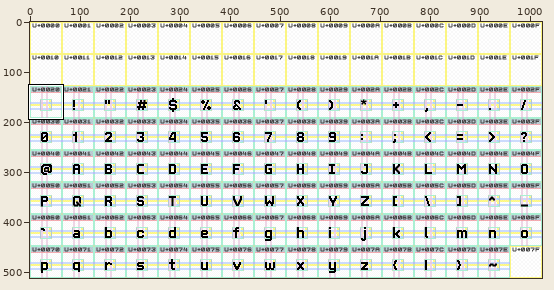
Edited in one commit: pixel-art file (src/Basic Latin/design.aseprite). Above, an overview of the earlier version with the close-up marked.
Close-up. The starting point:
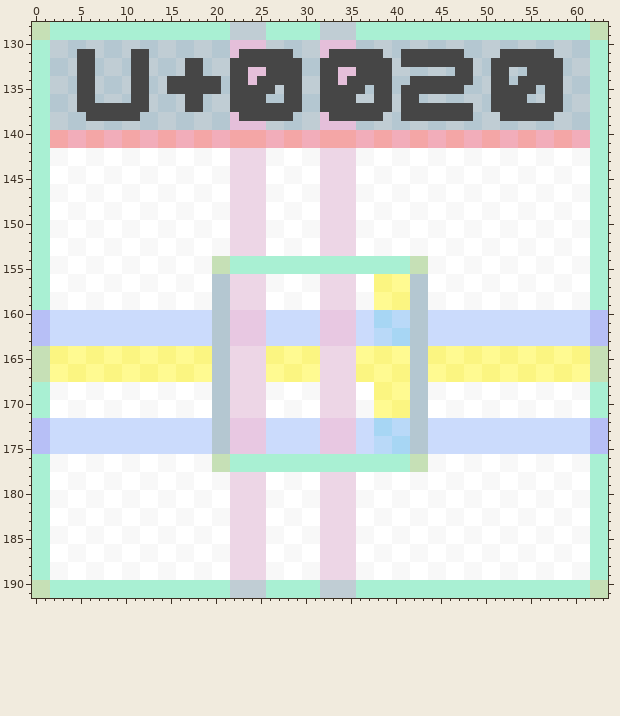
1024x512 pixels, 1 frame. Colours within 5 levels of each other are drawn and written as one. Shown: x 0..63, y 128..191.
The same view after the edit:
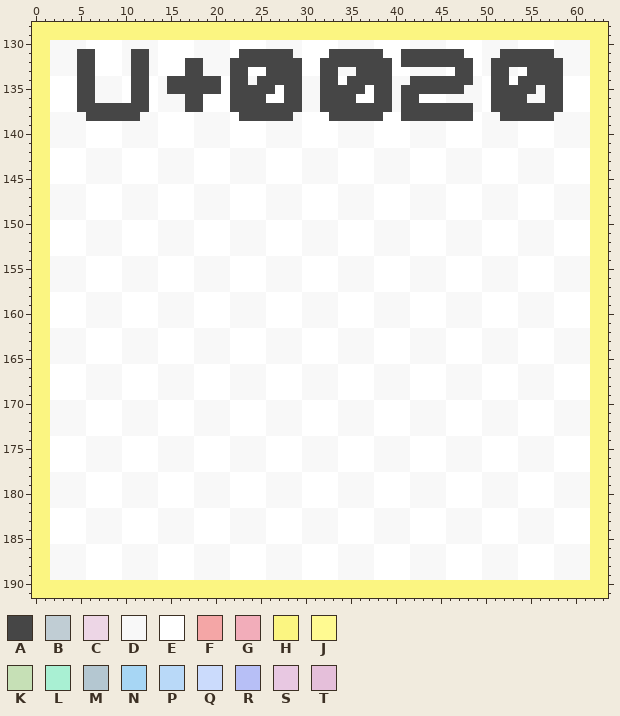
Palette (. is transparent): A #464646  B #c0cdd4  C #edd6e6  D #f8f8f8  E #ffffff  F #f4a6a6  G #f2adba  H #fbf581  J #fffa91  K #c6e0b6  L #a9f0d3  M #b4c7d1  N #a7d6f4  P #b9d9f8  Q #cbdbfc  R #b7bff6  S #e8c8e2  T #e5bfda
Changes in this commit:
Changed rows in their new state; - is an unchanged pixel.
Layer "Font Table":
first column x 0:
128 HHHHHHHHHHHHHHHHHHHHHHHHHHHHHHHHHHHHHHHHHHHHHHHHHHHHHHHHHHHHHHHH
129 HHHHHHHHHHHHHHHHHHHHHHHHHHHHHHHHHHHHHHHHHHHHHHHHHHHHHHHHHHHHHHHH
130 HHDDDDEEEEDDDDEEEEDDDDEEEEDDDDEEEEDDDDEEEEDDDDEEEEDDDDEEEEDDDDHH
131 HHDDD--EEED--DEEEEDDDDE------DEEE------EE-------EEDD------DDDDHH
132 HHDDD--EEED--DEEE--DDD--------EE--------E--------ED--------DDDHH
133 HHDDD--EEED--DEEE--DDD--EE----EE--DD----EEDDDDE--ED--DE----DDDHH
134 HHEEE--DDDE--ED------E--D-----DD--E-----DD-------DE--E-----EEEHH
135 HHEEE--DDDE--ED------E-----E--DD-----E--D-------DDE-----D--EEEHH
136 HHEEE--DDDE--EDDD--EEE----EE--DD----EE--D--EEEDDDDE----DD--EEEHH
137 HHEEE--------EDDD--EEE--------DD--------D--------DE--------EEEHH
138 HHDDDD------DDEEEEDDDDE------DEEE------EE--------EDD------DDDDHH
139 HHDDDDEEEEDDDDEEEEDDDDEEEEDDDDEEEEDDDDEEEEDDDDEEEEDDDDEEEEDDDDHH
140 HHDDDDEEEEDDDDEEEEDDDDEEEEDDDDEEEEDDDDEEEEDDDDEEEEDDDDEEEEDDDDHH
141 HHDDDDEEEEDDDDEEEEDDDDEEEEDDDDEEEEDDDDEEEEDDDDEEEEDDDDEEEEDDDDHH
142 HHEE----DDEE----DDEE--DDDDEE----DDEEEEDD----EEDD----EEDD----EEHH
143 HHEE----DDEE----DDEE--DDDDEE----DDEEEEDD----EEDD----EEDD----EEHH
144 HH--EEDD----EEDD----EEDDDD--EEDDDDEE----DDEE----DDEE----DDEE--HH
145 HH--EEDD----EEDD----EEDDDD--EEDDDDEE----DDEE----DDEE----DDEE--HH
146 HH--DDEE----DDEE----DDEEEE--DDEEEEDD----EEDD----EEDD----EEDD--HH
147 HH--DDEE----DDEE----DDEEEE--DDEEEEDD----EEDD----EEDD----EEDD--HH
148 HHDD----EEDD----EEDD--EEEEDD----EEDDDDEE----DDEE----DDEE----DDHH
149 HHDD----EEDD----EEDD--EEEEDD----EEDDDDEE----DDEE----DDEE----DDHH
150 HHEE----DDEE----DDEE--DDDDEE----DDEEEEDD----EEDD----EEDD----EEHH
151 HHEE----DDEE----DDEE--DDDDEE----DDEEEEDD----EEDD----EEDD----EEHH
152 HH--EEDD----EEDD----EEDDDD--EEDDDDEE----DDEE----DDEE----DDEE--HH
153 HH--EEDD----EEDD----EEDDDD--EEDDDDEE----DDEE----DDEE----DDEE--HH
154 HH--DDEE----DDEE----DDEEEEDDDDEEEEDDDDEEEEDD----EEDD----EEDD--HH
155 HH--DDEE----DDEE----DDEEEEDDDDEEEEDDDDEEEEDD----EEDD----EEDD--HH
156 HHDD----EEDD----EEDDDDEEEE--DDEEEEDDDDEEEEDDDDEE----DDEE----DDHH
157 HHDD----EEDD----EEDDDDEEEE--DDEEEEDDDDEEEEDDDDEE----DDEE----DDHH
158 HHEE----DDEE----DDEEEEDDDD--EEDDDDEEEEDDDDEEEEDD----EEDD----EEHH
159 HHEE----DDEE----DDEEEEDDDD--EEDDDDEEEEDDDDEEEEDD----EEDD----EEHH
160 HHEEEEDDDDEEEEDDDDEEEEDDDDEEEEDDDDEEEEDDDDEEEEDDDDEEEEDDDDEEEEHH
161 HHEEEEDDDDEEEEDDDDEEEEDDDDEEEEDDDDEEEEDDDDEEEEDDDDEEEEDDDDEEEEHH
162 HHDDDDEEEEDDDDEEEEDDDDEEEEDDDDEEEEDDDDEEEEDDDDEEEEDDDDEEEEDDDDHH
163 HHDDDDEEEEDDDDEEEEDDDDEEEEDDDDEEEEDDDDEEEEDDDDEEEEDDDDEEEEDDDDHH
164 HHDDDDEEEEDDDDEEEEDDDDEEEEDDDDEEEEDDDDEEEEDDDDEEEEDDDDEEEEDDDDHH
165 HHDDDDEEEEDDDDEEEEDDDDEEEEDDDDEEEEDDDDEEEEDDDDEEEEDDDDEEEEDDDDHH
166 HHEEEEDDDDEEEEDDDDEEEEDDDDEEEEDDDDEEEEDDDDEEEEDDDDEEEEDDDDEEEEHH
167 HHEEEEDDDDEEEEDDDDEEEEDDDDEEEEDDDDEEEEDDDDEEEEDDDDEEEEDDDDEEEEHH
168 HHEE----DDEE----DDEEEEDDDDEE----DDEE--DDDDEEEEDD----EEDD----EEHH
169 HHEE----DDEE----DDEEEEDDDDEE----DDEE--DDDDEEEEDD----EEDD----EEHH
170 HHDD----EEDD----EEDDDDEEEEDD----EEDD--EEEEDDDDEE----DDEE----DDHH
171 HHDD----EEDD----EEDDDDEEEEDD----EEDD--EEEEDDDDEE----DDEE----DDHH
172 HHDDDDEEEEDDDDEEEEDDDDEEEEDDDDEEEEDDDDEEEEDDDDEEEEDDDDEEEEDDDDHH
173 HHDDDDEEEEDDDDEEEEDDDDEEEEDDDDEEEEDDDDEEEEDDDDEEEEDDDDEEEEDDDDHH
174 HHEEEEDDDDEEEEDDDDEEEEDDDDEEEEDDDDEEEEDDDDEEEEDDDDEEEEDDDDEEEEHH
175 HHEEEEDDDDEEEEDDDDEEEEDDDDEEEEDDDDEEEEDDDDEEEEDDDDEEEEDDDDEEEEHH
176 HHEE----DDEE----DDEEEEDDDDEEEEDDDDEEEEDDDDEEEEDD----EEDD----EEHH
177 HHEE----DDEE----DDEEEEDDDDEEEEDDDDEEEEDDDDEEEEDD----EEDD----EEHH
178 HHDD----EEDD----EEDD--EEEEDD----EEDDDDEE----DDEE----DDEE----DDHH
179 HHDD----EEDD----EEDD--EEEEDD----EEDDDDEE----DDEE----DDEE----DDHH
180 HH--DDEE----DDEE----DDEEEE--DDEEEEDD----EEDD----EEDD----EEDD--HH
181 HH--DDEE----DDEE----DDEEEE--DDEEEEDD----EEDD----EEDD----EEDD--HH
182 HH--EEDD----EEDD----EEDDDD--EEDDDDEE----DDEE----DDEE----DDEE--HH
183 HH--EEDD----EEDD----EEDDDD--EEDDDDEE----DDEE----DDEE----DDEE--HH
184 HHEE----DDEE----DDEE--DDDDEE----DDEEEEDD----EEDD----EEDD----EEHH
185 HHEE----DDEE----DDEE--DDDDEE----DDEEEEDD----EEDD----EEDD----EEHH
186 HHDD----EEDD----EEDD--EEEEDD----EEDDDDEE----DDEE----DDEE----DDHH
187 HHDD----EEDD----EEDD--EEEEDD----EEDDDDEE----DDEE----DDEE----DDHH
188 HH--DDEE----DDEE----DDEEEE--DDEEEEDD----EEDD----EEDD----EEDD--HH
189 HH--DDEE----DDEE----DDEEEE--DDEEEEDD----EEDD----EEDD----EEDD--HH
190 HHHHHHHHHHHHHHHHHHHHHHHHHHHHHHHHHHHHHHHHHHHHHHHHHHHHHHHHHHHHHHHH
191 HHHHHHHHHHHHHHHHHHHHHHHHHHHHHHHHHHHHHHHHHHHHHHHHHHHHHHHHHHHHHHHH
Changed places in both close-ups, as pixel boxes (x1, y1, x2, y2):
changed: (32, 22, 608, 598)
